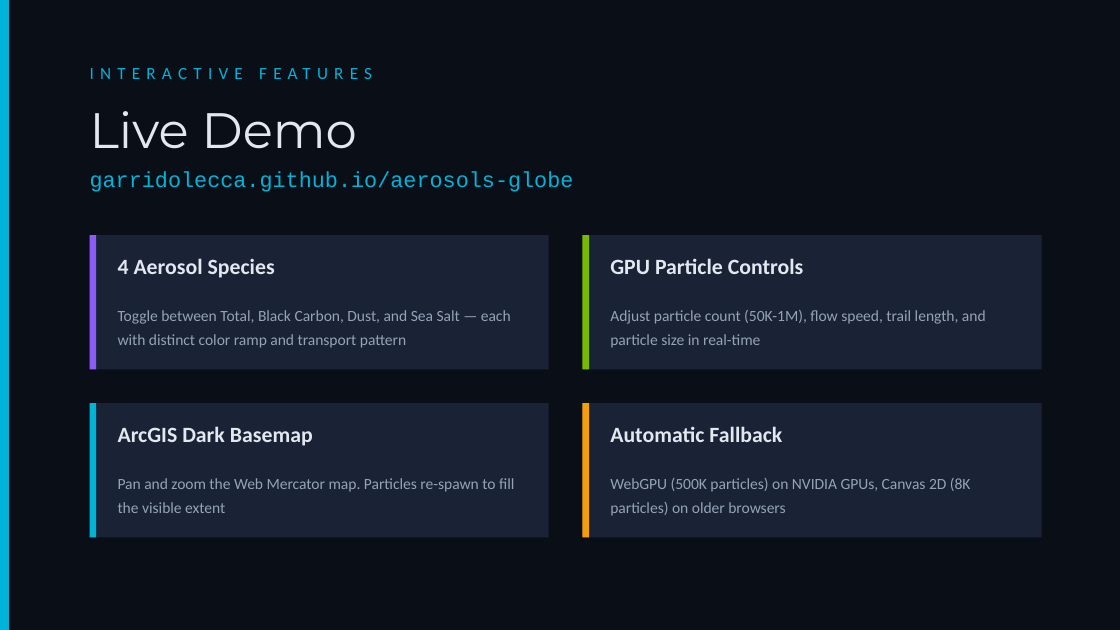
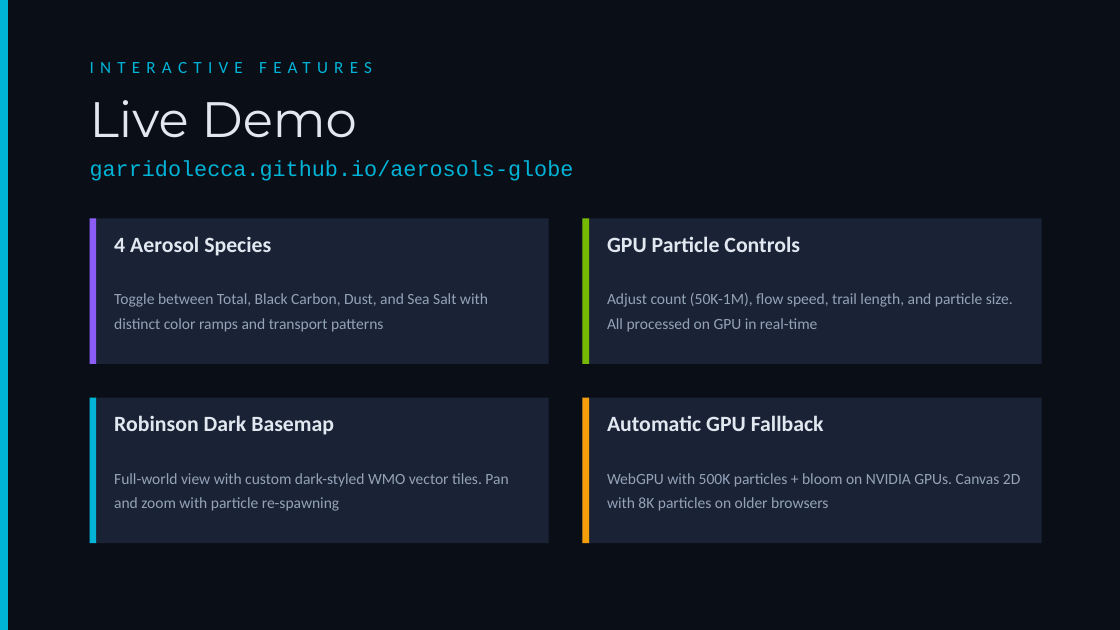
Before and after one commit to garridolecca/aerosols-globe, a slide deck: slide 10 of Earth_in_Action_Aerosols.pptx (slide 8 before the commit). Drawn at 1120x630 pixels with LibreOffice and Linux fonts; fonts in the diff are those of the drawing. Boxes give left, top, right and bottom in pixels: in the first picture for what was removed or moved away, otherwise in the second. Text is boxed around its words. In the diff, an @@ line names an element or a change of style, - is before the commit and + after.

```diff
--- a/Earth_in_Action_Aerosols.pptx
+++ b/Earth_in_Action_Aerosols.pptx
@@ text "INTERACTIVE FEATURES": place and size @@
-text "INTERACTIVE FEATURES" at [259, 68, 372, 79]
+text "INTERACTIVE FEATURES" at [259, 62, 372, 73]
@@ text "Live Demo": place and size @@
-text "Live Demo" at [90, 111, 357, 149]
+text "Live Demo" at [90, 100, 357, 138]
@@ text "garridolecca.github.io/aerosols-globe": place and size @@
-text "garridolecca.github.io/aerosols-globe" at [90, 172, 574, 192]
+text "garridolecca.github.io/aerosols-globe" at [90, 161, 574, 181]
@@ rectangle: place and size @@
-rectangle at [90, 235, 549, 370]
+rectangle at [90, 218, 549, 364]
@@ rectangle: place and size @@
-rectangle at [90, 235, 96, 370]
+rectangle at [90, 218, 96, 364]
@@ text "4 Aerosol Species": place and size @@
-text "4 Aerosol Species" at [118, 258, 275, 278]
+text "4 Aerosol Species" at [114, 236, 271, 256]
@@ proportions changed in 4 elements at [90, 398, 549, 543], [582, 398, 1042, 543], [90, 218, 549, 364], [582, 218, 1042, 364] @@
@@ rectangle: place and size @@
-rectangle at [582, 235, 1042, 370]
+rectangle at [582, 218, 1042, 364]
@@ rectangle: place and size @@
-rectangle at [582, 235, 589, 370]
+rectangle at [582, 218, 589, 364]
@@ text "GPU Particle Controls": place and size @@
-text "GPU Particle Controls" at [610, 258, 804, 274]
+text "GPU Particle Controls" at [607, 236, 800, 252]
@@ text at [114, 293, 488, 332]: text changed @@
-Toggle between Total, Black Carbon, Dust, and Sea Salt — each with distinct color ramp and transport pattern
+Toggle between Total, Black Carbon, Dust, and Sea Salt with distinct color ramps and transport patterns
@@ text at [607, 293, 1013, 332]: text changed @@
-Adjust particle count (50K-1M), flow speed, trail length, and particle size in real-time
+Adjust count (50K-1M), flow speed, trail length, and particle size. All processed on GPU in real-time
@@ rectangle: place and size @@
-rectangle at [90, 403, 549, 538]
+rectangle at [90, 398, 549, 543]
@@ rectangle: place and size @@
-rectangle at [90, 403, 96, 538]
+rectangle at [90, 398, 96, 543]
@@ text at [114, 415, 334, 435]: text changed @@
-ArcGIS Dark Basemap
+Robinson Dark Basemap
@@ rectangle: place and size @@
-rectangle at [582, 403, 1042, 538]
+rectangle at [582, 398, 1042, 543]
@@ rectangle: place and size @@
-rectangle at [582, 403, 589, 538]
+rectangle at [582, 398, 589, 543]
@@ text at [607, 415, 824, 431]: text changed @@
-Automatic Fallback
+Automatic GPU Fallback
@@ text at [114, 473, 508, 511]: text changed @@
-Pan and zoom the Web Mercator map. Particles re-spawn to fill the visible extent
+Full-world view with custom dark-styled WMO vector tiles. Pan and zoom with particle re-spawning
@@ text at [607, 473, 1020, 511]: text changed @@
-WebGPU (500K particles) on NVIDIA GPUs, Canvas 2D (8K particles) on older browsers
+WebGPU with 500K particles + bloom on NVIDIA GPUs. Canvas 2D with 8K particles on older browsers
```
Also in this commit, not shown: 8 other slides changed, 2 slides added.
